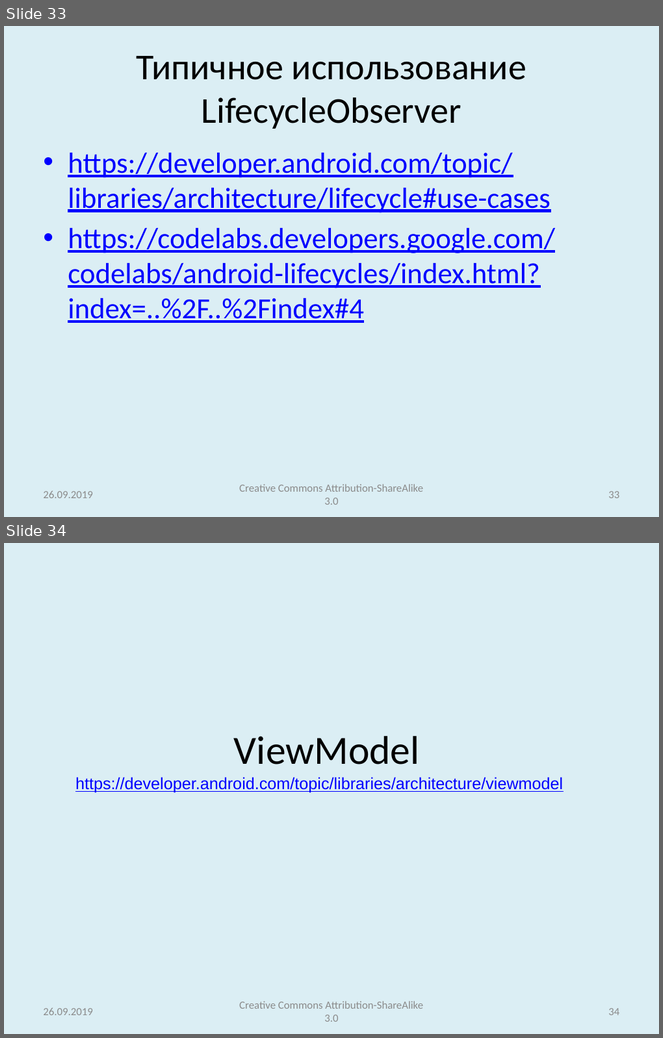
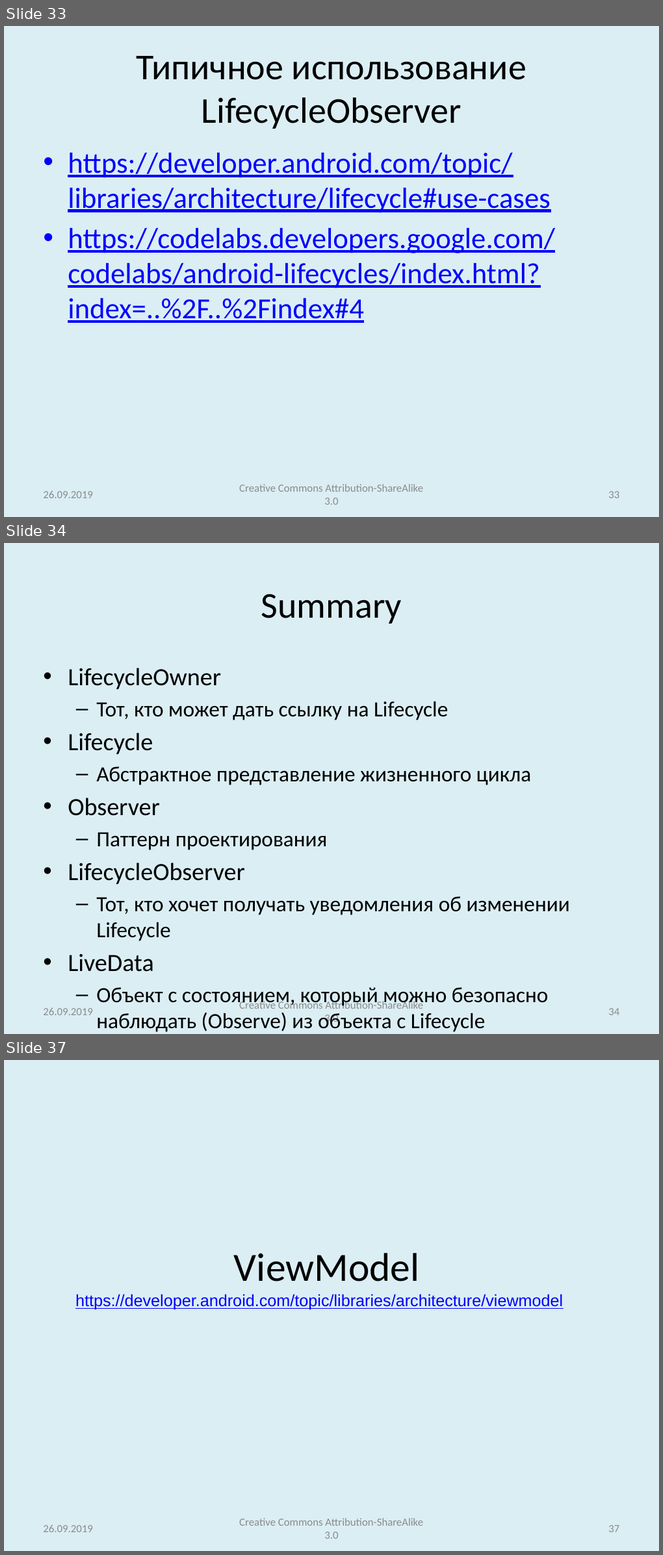
Before and after one commit to andrei-kuznetsov/android-lectures, a slide deck: lectures/Lecture004_LifecycleComponents_ViewModel_DataBinding.pptx. Shown one above the other, each under a label of ours: slides 33 and 34 before the commit, slides 33, 34 and 37 after it; the slides between them are not shown. The pictures are 663x1038 and 663x1555 pixels, drawn with LibreOffice and Linux fonts; fonts in the diff are those of the drawing. Boxes give left, top, right and bottom in pixels: in the first picture for what was removed or moved away, otherwise in the second. Text is boxed around its words. In the diff, an @@ line names an element or a change of style, - is before the commit and + after.

```diff
--- a/lectures/Lecture004_LifecycleComponents_ViewModel_DataBinding.pptx
+++ b/lectures/Lecture004_LifecycleComponents_ViewModel_DataBinding.pptx
@@ slide 34 added at box(4, 543, 659, 1034), background #DBEEF4 @@
@@ title added at box(261, 594, 402, 624), 40 pt, text #000000 @@
+Summary
@@ text added at box(68, 668, 570, 1032), 23.8 pt, text #000000 @@
+• LifeсycleOwner
+  – Тот, кто может дать ссылку на Lifecycle
+• Lifeсycle
+  – Абстрактное представление жизненного цикла
+• Observer
+  – Паттерн проектирования
+• LifecycleObserver
+  – Тот, кто хочет получать уведомления об изменении Lifeсycle
+• LiveData
+  – Объект с состоянием, который можно безопасно наблюдать (Observe) из объекта с Lifecycle
@@ text added at box(43, 1008, 92, 1016), 12 pt, text #8C8C8C @@
+26.09.2019
@@ text added at box(239, 1000, 423, 1025), 12 pt, text #8C8C8C @@
+Creative Commons Attribution-ShareAlike 3.0
@@ page number added at box(608, 1008, 620, 1016), 12 pt, text #8C8C8C @@
+34
@@ what was slide 34 is now slide 37 @@
@@ page number at box(608, 1525, 620, 1533): text changed @@
-34
+37
```
Also in this commit, not shown: 2 slides changed, 2 other slides added, 3 other files.
